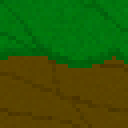
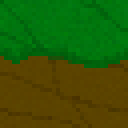
Comparing the layer stacks of the two 128px x 128px images. Changes:
painted on "Grass" over (0, 0, 128, 68)
